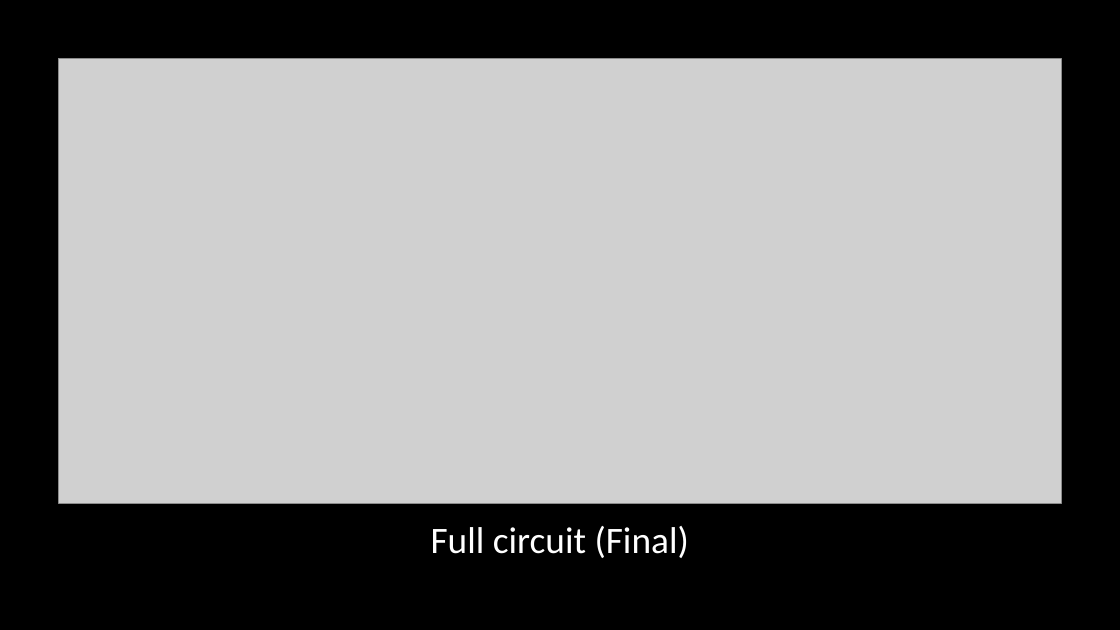
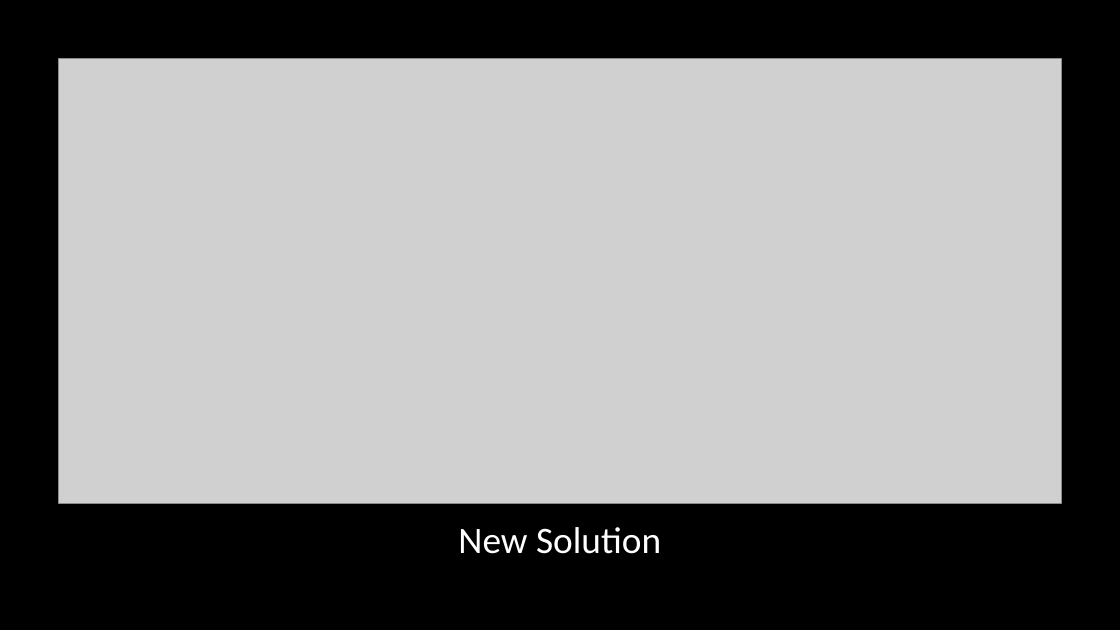
Before and after one commit to Team-Sagittarius-ENTC/Linear-Power-Supply, a slide deck: slide 7 of assignments_material/LPS-progress-review-december_2021.pptx. Drawn at 1120x630 pixels with LibreOffice and Linux fonts; fonts in the diff are those of the drawing; grey boxes stand for pictures. Boxes give left, top, right and bottom in pixels: in the first picture for what was removed or moved away, otherwise in the second. Text is boxed around its words. In the diff, an @@ line names an element or a change of style, - is before the commit and + after.

```diff
--- a/assignments_material/LPS-progress-review-december_2021.pptx
+++ b/assignments_material/LPS-progress-review-december_2021.pptx
@@ title at bbox=[458, 527, 661, 554]: text changed @@
-Full circuit (Final)
+New Solution
```
Also in this commit, not shown: 1 other slide changed, 3 other files.
